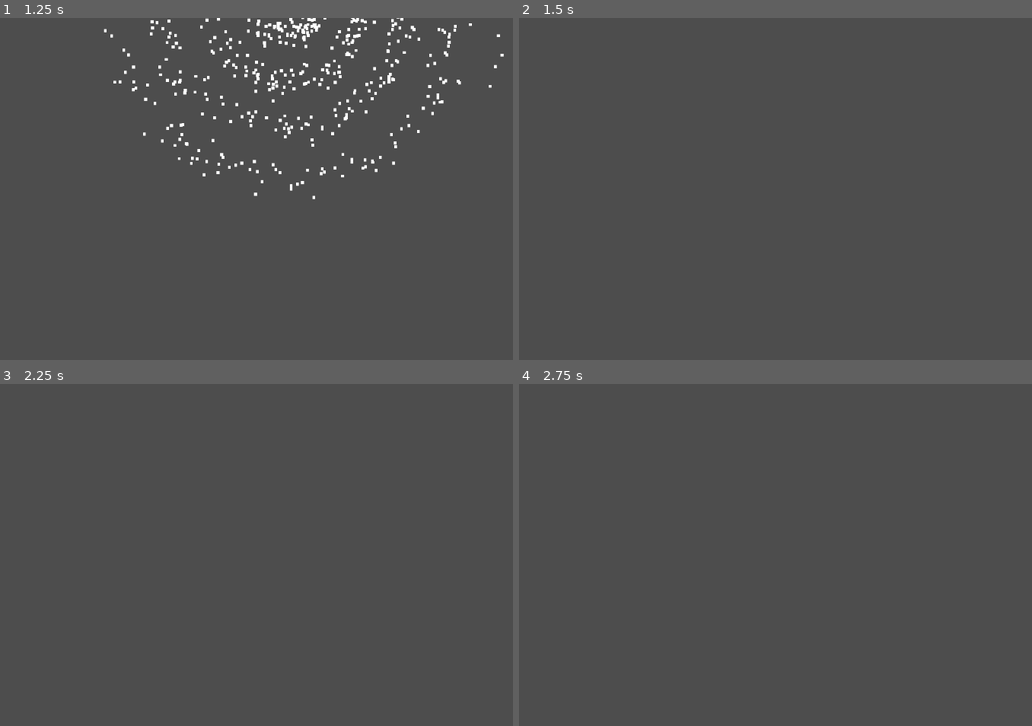
Above: before the commit, frames 1-4 (two rows, left to right).
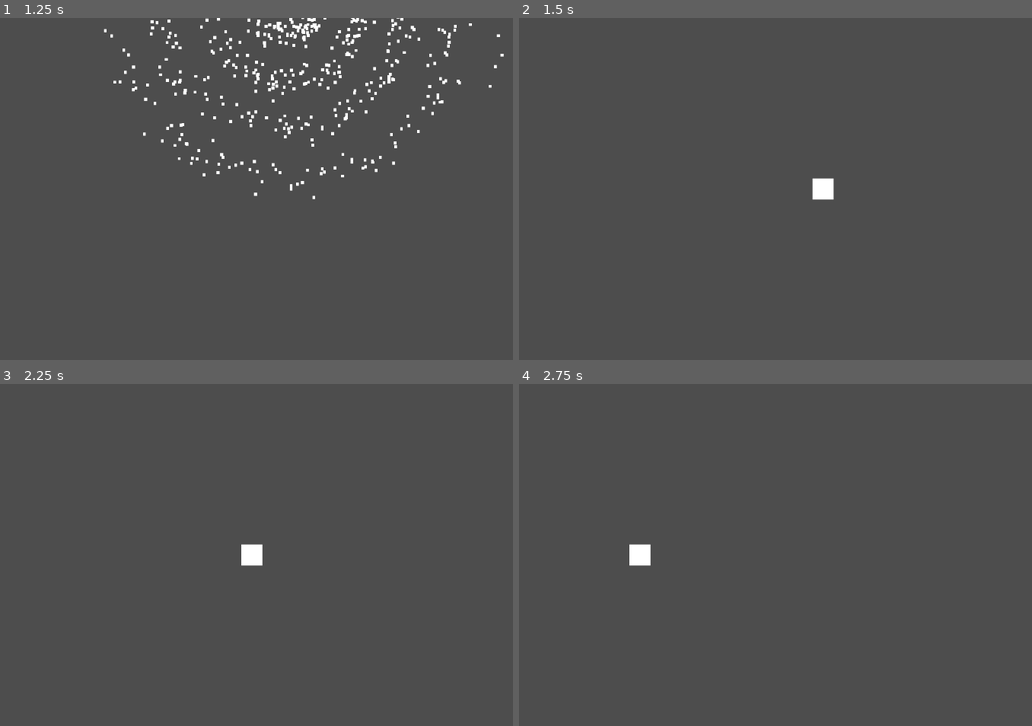
Above: after the commit, the same moments.

Repository: indifferenteye/hegswarm
Game: Godot game, scene res://scenes/galaxy.tscn
Two runs of this game, one before a commit and one after it. Both use one fixed random seed, a clock stepped at 60 frames per second and the inputs below.
Inputs (mouse positions are in pixels of both pictures, inside the frame that each line leads up to):
- Up to frame 1 (1.25 s): tap Enter at 0.5 s; move the mouse to (307, 192) at 0.52 s; hold S (camera_move_down) from 0.53 s (still down); click (307, 192) at 0.67 s
- Up to frame 2 (1.5 s): move the mouse to (831, 21) at 1.27 s; release S (camera_move_down) at 1.28 s; tap A (camera_move_left) at 1.35 s; click (831, 21) at 1.42 s
- Up to frame 3 (2.25 s): tap Space at 2 s; move the mouse to (364, 479) at 2.02 s; hold D (camera_move_right) from 2.03 s (still down); click (364, 479) at 2.17 s
- Up to frame 4 (2.75 s): keep holding D (camera_move_right)

Frame 1 is identical in both runs. In frame 2, 0.3% of the frame differs, in the area x 57-62%, y 46-54%; in frame 3, 0.3%; in frame 4, 0.3%.
Error before the commit: Parse Error: Expected statement, found "Indent" instead. (res://scripts/star_system.gd:25)

Commit message:
inspector changes: adjusted some values & syntax fix

Diff:
--- a/assets/planet.tscn
+++ b/assets/planet.tscn
@@ -1,10 +1,9 @@
-[gd_scene load_steps=2 format=3 uid="uid://planet"]
+[gd_scene load_steps=2 format=3 uid="uid://be4xg8et6uoia"]
 
 [sub_resource type="CanvasTexture" id="CanvasTexture_planet"]
 
 [node name="Planet" type="Node2D"]
 
 [node name="Sprite2D" type="Sprite2D" parent="."]
-position = Vector2(0, 0)
 scale = Vector2(2, -2)
 texture = SubResource("CanvasTexture_planet")
--- a/scenes/star_system.tscn
+++ b/scenes/star_system.tscn
@@ -5,5 +5,7 @@
 
 [node name="StarSystem" type="Node2D"]
 script = ExtResource("2")
+min_planets = 0
+max_planets = 8
 
 [node name="MainCamera" parent="." instance=ExtResource("2_be1mv")]
--- a/scripts/star_system.gd
+++ b/scripts/star_system.gd
@@ -22,7 +22,7 @@
 
 func _generate_planets(sun: Node2D) -> void:
 	var count := rng.randi_range(min_planets, max_planets)
-		for i in range(count):
+	for i in range(count):
 		var planet: Node2D = planet_scene.instantiate()
 		add_child(planet)
 		var radius := orbit_step * (i + 1) + rng.randf_range(-orbit_step * 0.25, orbit_step * 0.25)
Not shown, added: scripts/globals.gd.uid
